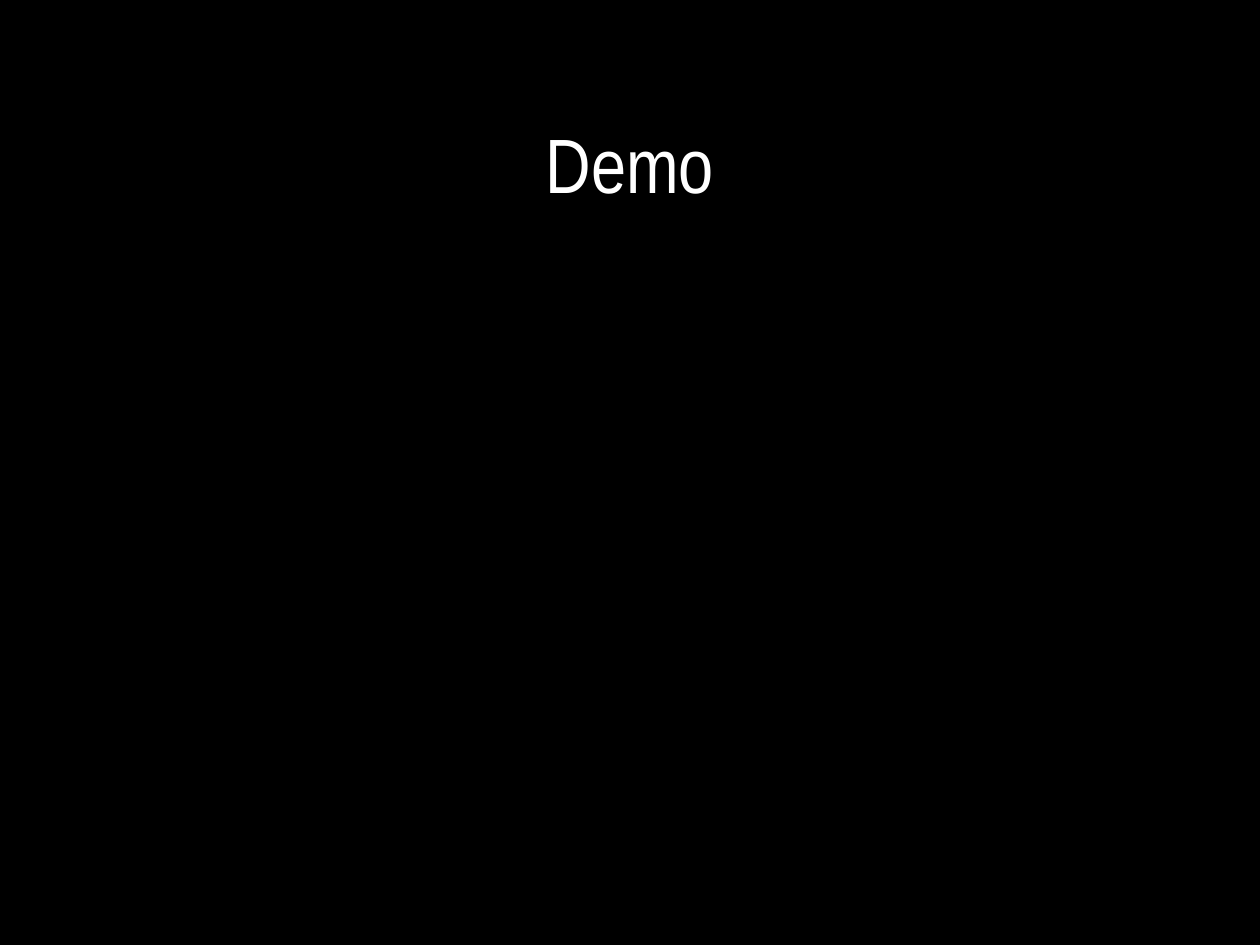
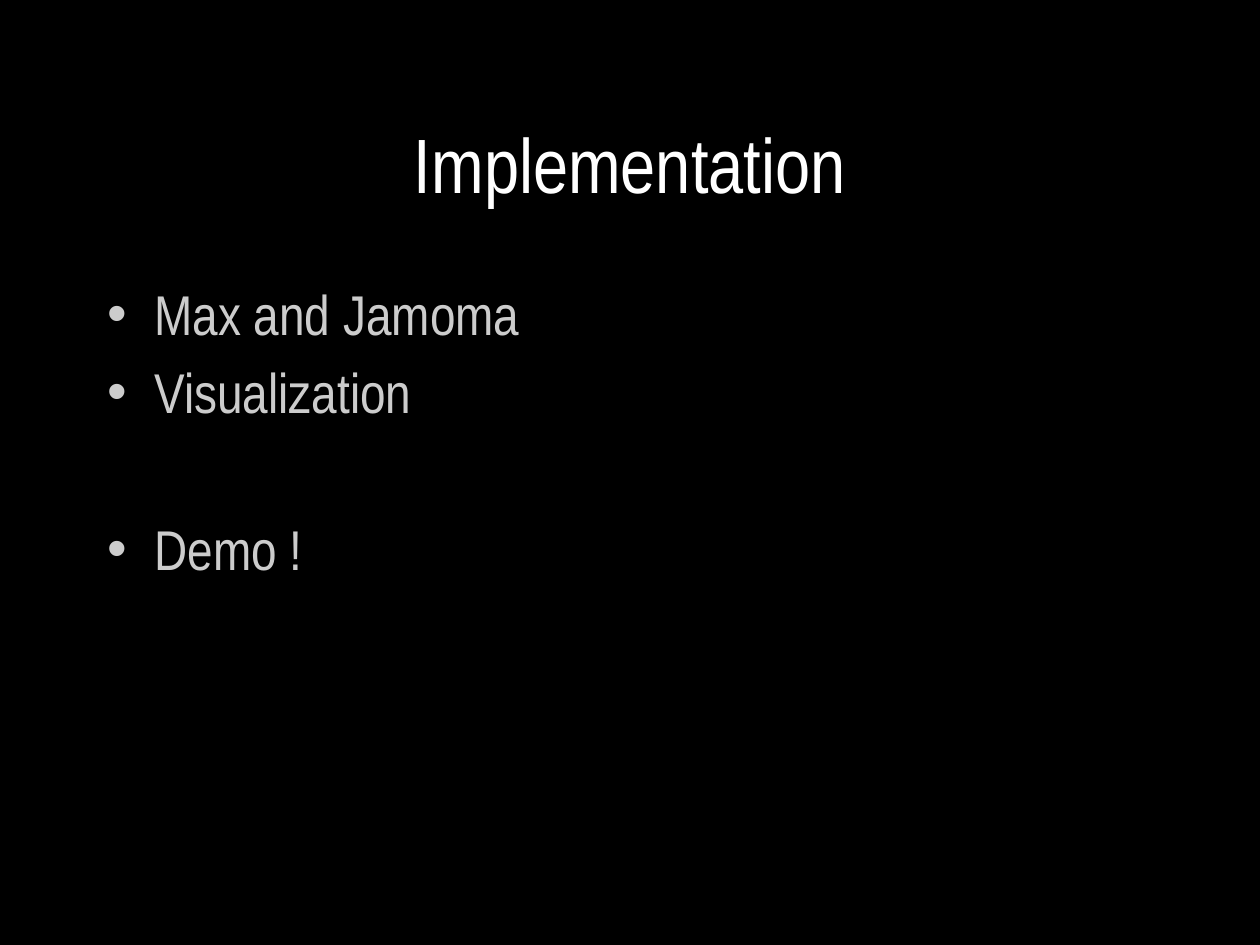
Before and after one commit to jamoma/JamomaCore, a slide deck: slide 14 of Papers/ICMC2009-dbap/presentation/presentation.pptx. Drawn at 1260x945 pixels with LibreOffice and Linux fonts; fonts in the diff are those of the drawing. Boxes give left, top, right and bottom in pixels: in the first picture for what was removed or moved away, otherwise in the second. Text is boxed around its words. In the diff, an @@ line names an element or a change of style, - is before the commit and + after.

```diff
--- a/Papers/ICMC2009-dbap/presentation/presentation.pptx
+++ b/Papers/ICMC2009-dbap/presentation/presentation.pptx
@@ title at (414,137,846,208): text changed @@
-Demo
+Implementation
@@ text added at (154,294,519,571), 32 pt, text #CCCCCC @@
+• Max and Jamoma
+• Visualization
+• Demo !
```
Also in this commit, not shown: 1 other slide changed, 3 other files.
